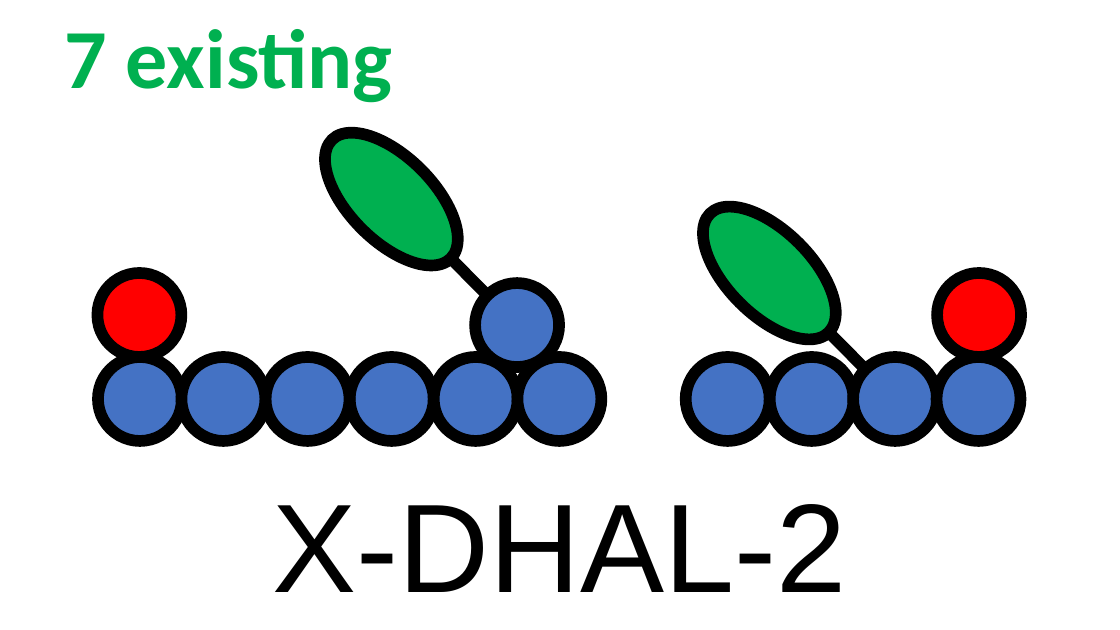
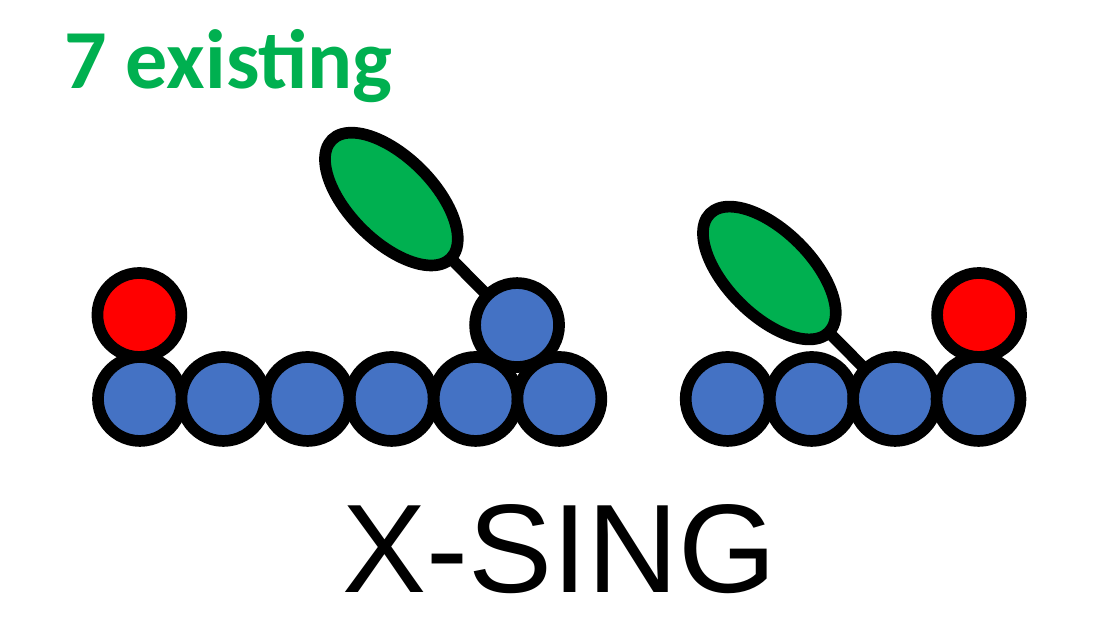
Before and after one commit to rzk1/ullmann, a slide deck: slide 32 of Labels/labels.pptx (slide 31 before the commit). Drawn at 1120x630 pixels with LibreOffice and Linux fonts; fonts in the diff are those of the drawing. Boxes give left, top, right and bottom in pixels: in the first picture for what was removed or moved away, otherwise in the second. Text is boxed around its words. In the diff, an @@ line names an element or a change of style, - is before the commit and + after.

```diff
--- a/Labels/labels.pptx
+++ b/Labels/labels.pptx
@@ text at (342,504,776,594): text changed @@
-X-DHAL-2
+X-SING
```
Also in this commit, not shown: 5 other slides changed, 1 slide added, 21 other files.
